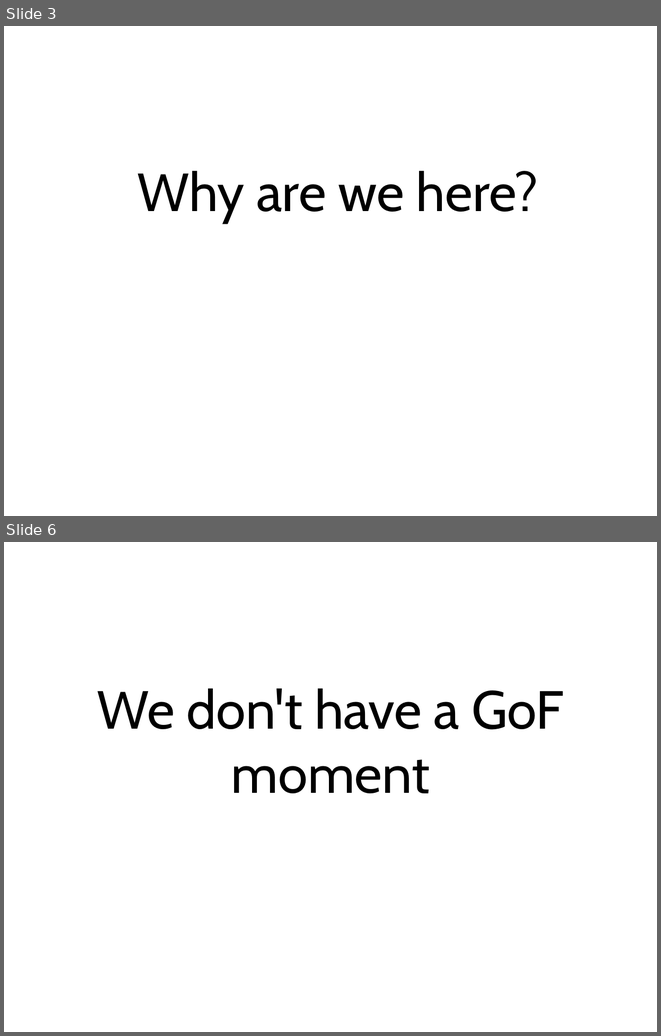
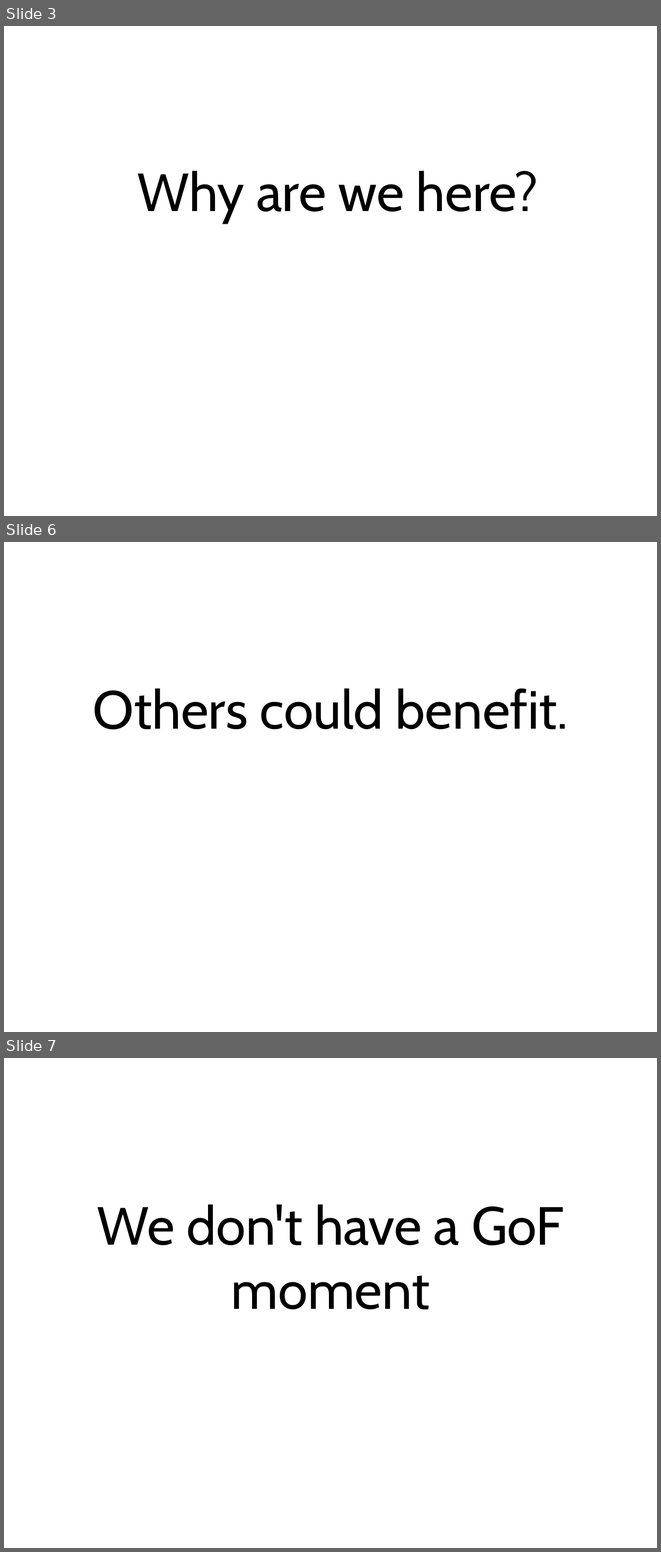
Before and after one commit to simpsonjulian/his-spa-materials, a slide deck: Presentation.odp. Shown one above the other, each under a label of ours: slides 3 and 6 before the commit, slides 3, 6 and 7 after it; the slides between them are not shown. The pictures are 661x1036 and 661x1552 pixels, drawn with LibreOffice and Linux fonts; fonts in the diff are those of the drawing. Boxes give left, top, right and bottom in pixels: in the first picture for what was removed or moved away, otherwise in the second. Text is boxed around its words. In the diff, an @@ line names an element or a change of style, - is before the commit and + after.

```diff
--- a/Presentation.odp
+++ b/Presentation.odp
@@ slide 6 added at bbox=[4, 542, 657, 1032], background #FFFFFF @@
@@ title added at bbox=[93, 688, 568, 730], 84 pt, text #000000 @@
+Others could benefit.
@@ what was slide 6 is now slide 7 @@
```
Also in this commit, not shown: 8 slides changed, 2 other slides added, 1 slide removed, 1 other file.
